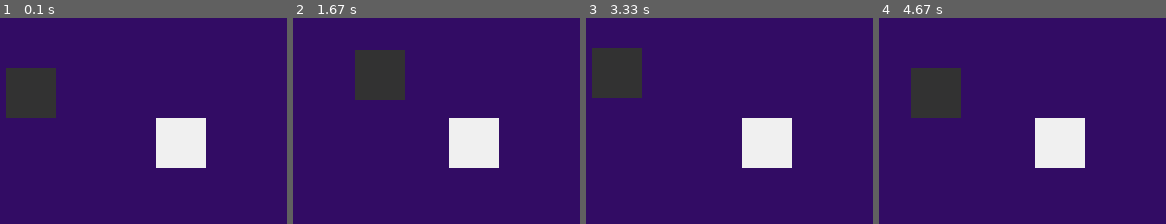
Above: before the commit, frames 1-4 (left to right).
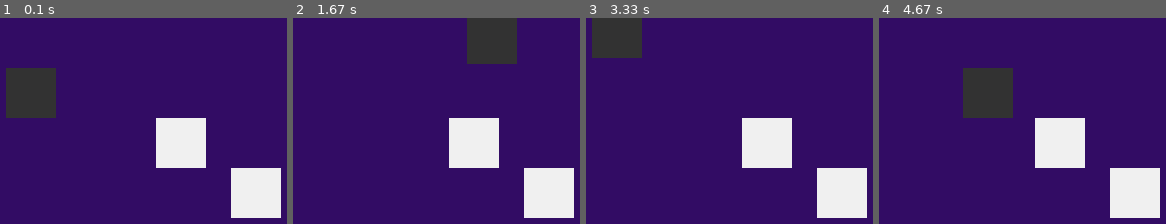
Above: after the commit, the same moments.

Repository: finnstamer/pygameInformatik
Game: pygame game, started from game.py
Two runs of this game, one before a commit and one after it. Both use one fixed random seed, a clock stepped at 60 frames per second and the inputs below.
Inputs:
- Up to frame 1 (0.1 s): no input
- Up to frame 2 (1.67 s): hold Right 0.33-0.8 s; hold Up 0.83-1.13 s; hold Right 1.17-1.63 s
- Up to frame 3 (3.33 s): hold Left 1.67-2.2 s; hold Down 2.23-2.53 s; hold Left 2.57-2.97 s; hold Up from 3 s (still down)
- Up to frame 4 (4.67 s): release Up at 3.37 s; hold Right 3.4-4.03 s; hold Down 4.07-4.43 s; hold Left from 4.47 s (still down)

The runs differ from the first frame. In frame 1, 4.2% of the frame differs, in the area x 80-98%, y 72-98%; in frame 2, 12%; in frame 3, 10%; in frame 4, 13%, in the area x 11-98%, y 24-98%.

Commit message:
Fixed and improved Collision
Rectangle Intersection in 16 Calculations

Diff:
--- a/base/object/GameObject.py
+++ b/base/object/GameObject.py
@@ -1,22 +1,28 @@
 from __future__ import annotations
 from typing import Tuple
-from base.object.Rectangle import Rectangle;
+from base.object.Rectangle import Rectangle
+from base.object.collision import Collision;
 from settings import screen
 import pygame
 
+# Ein Objekt, welchem eine Position im Raum, sowie eine eigenes Rechteck gehört.
+# Wenn Position geändert werden sollte, benutze .updatePos(x, y) oder .editPosBy(xD, yD)  (d = Delta = Differenz)
 class GameObject():
     def __init__(self) -> None:
-
-        #Object itself
         self.pos = pygame.math.Vector2(0, 0);
         self.width = 0
         self.height = 0
         self.color = None
         self.updateRect()
 
-        #Internal properties
         self.solid = False
 
+    def edit(self, property: str, val: any):
+        self[property] = val
+        self.updateRect()
+        return self
+
+    # pygame.draw überträgt das Rechteck des Objektes auf den Bildschirm.
     def draw(self):
         pygame.draw.rect(screen, self.color, self.rect)
 
@@ -30,20 +36,24 @@
     def rectCorners(self) -> Tuple(pygame.Vector2):
         return (
             self.pos,
-            self.getPos(y=self.height),
-            self.getPos(self.width),
-            self.getPos(self.width, self.height)
+            self.getVectorPos(y=self.height),
+            self.getVectorPos(self.width),
+            self.getVectorPos(self.width, self.height)
         )
 
-    def getPos(self, x=0, y=0):
-        return pygame.Vector2(self.pos.x + x, self.pos.y + y)
+    def getVectorPos(self):
+        return pygame.Vector2(self.pos.x, self.pos.y)
 
     def updatePos(self, pos: pygame.Vector2):
         self.pos = pos
         self.updateRect()
 
     def editPosBy(self, x=0, y=0):
-        self.updatePos(self.getPos(x, y))
+        vec = self.getVectorPos()
+        vec.x += x;
+        vec.y += y
+        self.updatePos(vec)
 
     def collidesWith(self, obj: GameObject) -> bool:
-        pass
+        collision = Collision()
+        return collision.check(self.cRect, obj.cRect)
--- a/base/object/Group.py
+++ b/base/object/Group.py
@@ -6,19 +6,23 @@
 from base.object.Rectangle import Rectangle
 from base.object.collision import Collision
 
+# O Ist ein Datentyp, dass aus einem GameObject (oder einer Abwandlung daraus besteht: bspw. Player)
 O = TypeVar('O', bound=GameObject)
 
-# Works as manager and factory of GameObjects
+# Mit dieser Klasse werden mehrere am besten sehr ähnliche Objekte zusammengefasst und unter anderem verglichen.
 class Group(Generic[O]):
     def __init__(self, name: str, constructor: O) -> None:
         self.name = name
         self.constructor = constructor
         self.objects: List[O] = []
 
+    # Das * for einem Parameter bedeutet, dass man von da an unendlich objekte anhängen kann. Der Paramter obj ist dann eine List aus Objekten
+    # bspw: Group().add(obj1, obj2, obj3, obj4, ...)
     def add(self, *obj: O):
         self.objects = self.objects + list(obj)
         return self
 
+    # Funktion um alle .draw Funktionen der Objekte der Gruppe auszulösen
     def draw(self):
         for obj in self.objects:
             obj.draw()
@@ -31,11 +35,15 @@
     def length(self):
         return len(self.objects)
 
+    # Erstellt eine neue Instanz des Gruppenobjektes. Bspw. eine neue Wall
+    # Wenn Parameter mitgliefert werden sollen, werden sie als Parameter in create eingetragen
     def create(self, *args) -> O:
         instance = self.constructor(args)
         self.add(instance)
-        return
+        return instance
 
+    # Wende eine Funktion auf alle Objekte an
+    # Bsp: WallGroup.applyOnEach(lambda w: w.set('color', (0, 0, 0)); Dies würde die Farbe aller Wände schwarz machen.
     def applyOnEach(self, apply: typing.Callable):
         for i in range(self.length()):
             self.objects[i] = apply(self.objects[i])
@@ -44,17 +52,18 @@
     def indexOf(self, obj: O):
         return self.objects.index(obj)
 
+    # Berechnet das nächste Objekt aus der Gruppe zu einem Punkt
     def nearest(self, pos: pygame.math.Vector2) -> O:
         if self.length() == 0:
             raise pygame.error(f"Group for {self.name} cannot check for nearest object. List is empty.")
         return sorted(self.objects, key=lambda obj: obj.pos.distance_to(pos))[0]
 
-    # Returns a list of all objects, that collides with an rectangle, sorted by the area of intersection (descending)
+    # Gibt eine Liste an Objekten zurück, die mit dem Parameter "rect" kollidieren. (In absteigender Reihenfolge nach Überschneindungsfläche)
     def colliding(self, rect: Rectangle) -> List[O]:
-        colliding = []
+        colliding = [] # [ [obj, collision] ]
         for i in self.objects:
             collision = Collision()
-            collided = collision.isCollided(i.cRect, rect)
+            collided = collision.check(i.cRect, rect)
             if collided:
                 colliding.append([i, collision])
 
--- a/base/object/Rectangle.py
+++ b/base/object/Rectangle.py
@@ -1,11 +1,13 @@
-from os import stat
 from typing import Dict, List
 import pygame
-from pygame import Rect, Vector2, rect;
 
+# Eigene Klasse anstatt pygame.Rect, da Rect mir zu wenig wichtige Informationen und Shorthands lieferte.
+# Umwandelung in pygame.Rect und andersherum ist möglich.
 class Rectangle():
     def __init__(self) -> None:
         default = pygame.Vector2()
+        self.y = default
+        self.x = default
         self.upperLeft = default
         self.upperRight = default
         self.lowerLeft = default
@@ -14,7 +16,7 @@
         self.leftLine = 0
         self.center = default
 
-        self.corners = []
+        self.corners: List[pygame.Vector2] = []
         self.area = 0
         self.width = 0
         self.height = 0
@@ -31,21 +33,23 @@
         r.topLine = r.upperRight.x - r.upperLeft.x
         r.leftLine = r.lowerLeft.y - r.upperLeft.y
         r.center = pygame.Vector2((r.upperLeft.x + r.upperRight.x) / 2, (r.lowerLeft.y + r.upperLeft.y) / 2)
-        r.corners = [r.upperLeft, r.upperRight, r.lowerLeft, r.lowerRight]
+        r.corners = [r.upperLeft, r.upperRight, r.lowerRight, r.lowerLeft]
         r.area = r.topLine * r.leftLine
         r.width = rect.width
         r.height = rect.height
+        r.y = r.upperLeft.y
+        r.x = r.upperLeft.x
         return r
 
     def toPyRect(self):
         return pygame.Rect(self.upperLeft.x, self.upperLeft.y, self.width, self.height)
 
     @staticmethod
-    def byCorner(c: Dict[int, pygame.Vector2]):
+    def byCorner(c: List[pygame.Vector2]):
         pyRect = pygame.Rect(
             c[0].x, c[0].y,
             c[1].x - c[0].x,
-            c[4].y - c[0].y
+            c[3].y - c[0].y
         )
         return Rectangle.byRect(pyRect)
 
@@ -55,5 +59,8 @@
     def onYIntervall(self, y: int):
         return self.upperLeft.y <= y <= self.lowerLeft.y
 
+    def contains(self, vec: pygame.Vector2):
+        return self.onXIntervall(vec.x) and self.onYIntervall(vec.y)
+
     def contains(self, vector: pygame.Vector2):
         return self.onXIntervall(vector.x) and self.onYIntervall(vector.y)
--- a/base/object/collision.py
+++ b/base/object/collision.py
@@ -1,42 +1,67 @@
 from os import error
-from typing import Dict
+from typing import Dict, List
 import pygame
 
 from base.object.Rectangle import Rectangle
 
 class Collision():
+
     def __init__(self) -> None:
         self.collided = False
         self.collisionRect = Rectangle()
-        self.dir = 0 #top clockwise
+        self.dir = 0
 
-    def isCollided(self, a: Rectangle, b: Rectangle) -> bool:
-        for i in range(1, 5):
-            aC = a.corners[i - 1]
-            aOC = a.corners[i % 4]
-            for j in range(1, 5):
-                bC = b.corners[j - 1]
-                if (aC.x >= bC.x >= aOC.x) and (aC.y <= bC.y <= aOC.y):
-                    return True
-        return False
+    # Wenn mindestens ein Eckpunkt von a innerhalb b oder andersherum liegt, liegt eine Kollision vor.
+    def isColliding(self, a: Rectangle, b: Rectangle):
+        return len(Collision.cornerIntersection(a, b)) > 0 or len(Collision.cornerIntersection(b, a)) > 0
 
-    def getIntersection_performance(self, a: Rectangle, b: Rectangle) -> Rectangle:
-        corners: Dict[int, pygame.Vector2] = {}
-        for i in range(1, 5):
-            aC = a.corners[i - 1]
-            aOC = a.corners[i % 4]
-            for j in range(1, 5):
-                bC = b.corners[j - 1]
-                if (aC.x >= bC.x >= aOC.x) and (aC.y <= bC.y <= aOC.y):
-                    corners[j - 1] = bC
+    # Gibt ein Rechteck der Fläche, die sich a und b teilen zurück
+    def intersection(self, a: Rectangle, b: Rectangle) -> Rectangle:
+        if self.isColliding(a, b) == False:
+            return Rectangle()
+
+        d = pygame.Vector2(0, 0)
+        corners = [d, d, d, d]
+        for i in range(0, 4):
+            for j in range(0, 4):
+                bC = b.corners[j]
+                if a.contains(bC):
+                    corners[j] = bC
+                    continue
+
+                corners[j] = a.corners[j]
+                if a.onXIntervall(bC.x):
+                    corners[j] = pygame.Vector2(bC.x, a.corners[j].y)
+                if a.onYIntervall(bC.y):
+                    corners[j] = pygame.Vector2(a.corners[j].x, bC.y)
 
         return Rectangle.byCorner(corners)
 
-    # register each pixel of a that shares its coordinates with b
-    def getIntersection(self, a: Rectangle, b: Rectangle) -> Rectangle:
+    # Gibt eine Liste an Eckpunkten von b, die in a liegen zurück
+    @staticmethod
+    def cornerIntersection(a: Rectangle, b: Rectangle) -> Dict[int, pygame.Vector2]:
+        corners: Dict[int, pygame.Vector2] = {}
+        for i in range(1, 3):
+            for j in range(0, 4):
+                bC = b.corners[j]
+                if a.contains(bC):
+                    corners[j] = bC
+        return corners
+
+    def check(self, a: Rectangle, b: Rectangle) -> bool:
+        self.collided = self.isColliding(a, b)
+        if self.collided:
+            self.collisionRect = self.intersection(a, b)
+        return self.collided
+
+    # Gibt ein Rechteck der Fläche, die sich a und b teilen zurück
+    # !!! Allerdings durchsucht es jeden Punkt von a, ob dieser sich ein Punkt mit b teilt. Dies hat sehr negative Einflüsse auf die Performance.
+    # !!! Für Rechtecke einfach Collision.intersection verwenden
+    # !!! Diese Methode braucht bei einem Quadrat mit der Seitenlänge von 50, 2500 Iterationen. Collision.intersection unabhängig der Fläche nur 16
+    def intersection_full(self, a: Rectangle, b: Rectangle) -> Rectangle:
         uL = uR = lL = None
 
-        self.collided = self.isCollided(a, b)
+        self.collided = self.check(a, b)
         if self.collided:
             for y in range(int(a.upperLeft.y), int(a.lowerLeft.y) + 1):
                 for x in range(int(a.upperLeft.x), int(a.upperRight.x) + 1):
--- a/base/player/Player.py
+++ b/base/player/Player.py
@@ -13,7 +13,7 @@
         self.solid = True
         self.height = 50
         self.width = 50
-        self.speed = 1
+        self.speed = 3
 
         self.updateRect()
 
--- a/game.py
+++ b/game.py
@@ -24,13 +24,14 @@
 collision = Collision()
 
 wall1 = Wall()
+wall2 = Wall()
+
 wall1.updatePos(pygame.Vector2(200, 100))
-wall2 = Wall()
-wall2.updatePos(pygame.Vector2(180, 125))
+wall2.updatePos(pygame.Vector2(275, 150))
 wall2.color = (240, 0, 240)
 wall2.updateRect()
-wallGroup = Group[Wall]('walls', Wall).add(wall1)
 
+wallGroup = Group[Wall]('walls', Wall).add(wall1, wall2)
 
 def setWallToWhite(wall):
     wall.color = (240, 240, 240)
@@ -47,10 +48,12 @@
         if event.type == pygame.KEYUP:
             keys.updateControlsReleased(event.key)
 
+    # Dies macht alle Wände standardmäßig weiß
+    wallGroup.applyOnEach(setWallToWhite)
     player.move(keys)
     player.draw()
+    wallGroup.draw()
 
-    wallGroup.applyOnEach(setWallToWhite)
 
     # Nearest Object to player becomes highlighted
     #---
@@ -58,20 +61,19 @@
     # nearest.color = (240, 0, 0)
 
     # Oject with highest intersection to player becomes highlighted
-    #---
+    # ---
     # collided = wallGroup.colliding(player.cRect)
     # if len(collided) > 0:
     #     collided[0].color = (240, 0, 0)
 
-
-    wallGroup.draw()
-
     # Intersection from player to Walls gets drawn
     #---
     for o in wallGroup.objects:
-        if collision.isCollided(player.cRect, o.cRect):
-            intersection = collision.getIntersection(o.cRect, player.cRect)
+        intersection = collision.intersection(o.cRect, player.cRect)
+        if collision.isColliding(player.cRect, o.cRect):
+            # Zu Testzwecken, können die die Eckpunkte angezeigt werden
+            # for c in intersection.corners:
+            #     pygame.draw.rect(screen, (0, 100, 250), pygame.Rect(c.x, c.y, 5, 5))
             pygame.draw.rect(screen, (250, 0, 0), intersection.toPyRect())
 
-
     pygame.display.flip()
